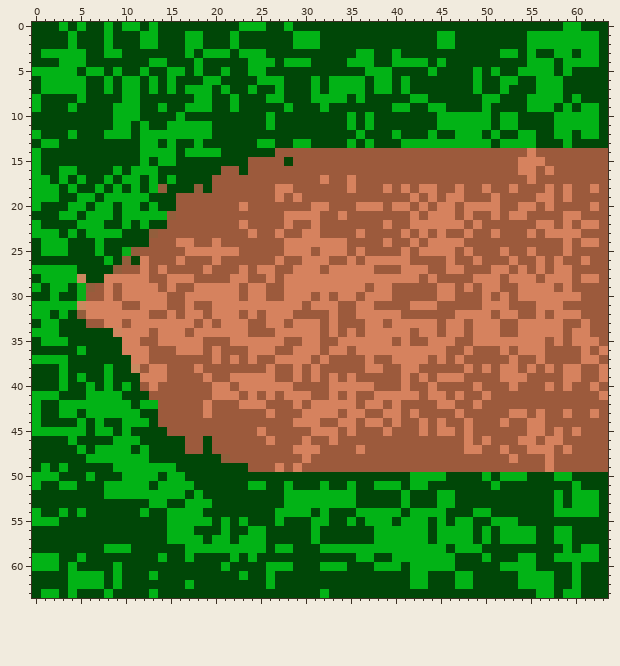
Pixel-art sprite: img/tiles/left_end.png. That is the earlier state.
The file is 64x64 pixels. Colours within 5 levels of each other are drawn and written as one.
After:
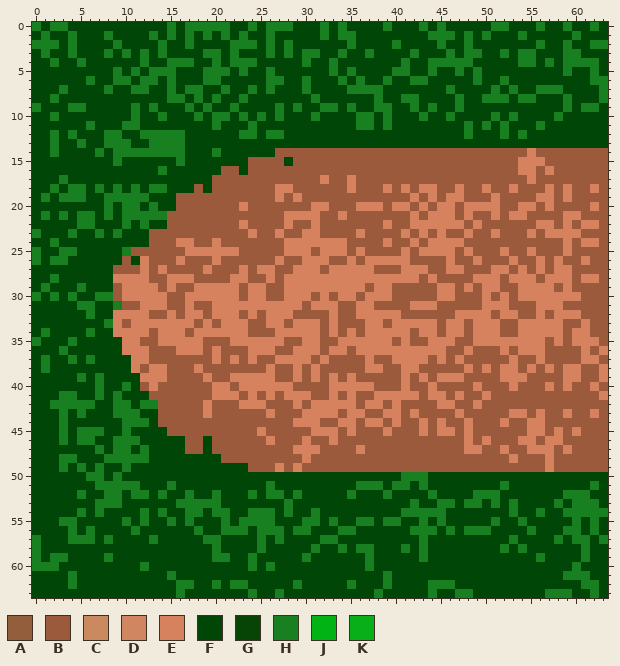
Palette (. is transparent): A #935e3c  B #9c5a3c  C #ca895f  D #d08660  E #d6825e  F #004707  G #064505  H #198022  J #02b316  K #08af18
Diff:
Changed rows in their new state; - is an unchanged pixel.
first column x 0:
 0 H-HH-F--F-FF-F-H-HHHHH-FHFHHH---H-H----H---H-H-----HH---H--HF-H-
 1 -H--H---H---FH-H-HFH-HFH--H--FFFH-HH--------HHH-H-H---HFFFFFHFF-
 2 HHH-H---FH--FFH--HF---HHH-H-HFFF---H----H----HF-H------FHFFHFFHH
 3 -HFFHF--HFH-H-H--F-HHFHFFFH-H-HH--H-FH--F-H---H-HH--HFHH--FHHFF-
 4 --HFFH------HFFHHHF-H-HHHFF-FFH--H-FFF--FHFFHHHHH-----HHFH-HHHH-
 5 FFFFF-FF-H-HFHHHF-FHHH-HFFH------H-H-FFFHH--H--H-H-F--FFFF-H--H-
 6 -FFFFFH-FHHFHH-H---HH----FHH--HF-FHFH-FH-FHH-----H--HF--FFF---HH
 7 -FFHFF--H-FHHF-H-HHF-H--H-HF--HF-FFHHHHF-F----H--F-HFH--HHH----H
 8 F-H--F----FF---HH-HFH-FH--FF---HFFF-F-H--HHF---H--HHH-HHFFFHF--H
 9 H---HH---FFH-HF--HFH--H----HFH--HH-H--HHFFH-HF-H--F----FFF-H-HH-
10 --H------FFH--H-F-H-HH-H-HFH---H---FHH-H---H-FHFFFFHFH----HFFFF-
11 ------H--FHHF--FFFFFH---H-F--------FHH-H-----FFFHFH-HF--H-FFFFF-
12 F-H-H---HHF-HHHHHFFF---HH-HH--------F---F---F--FHF-FH-HF--FF-FF-
13 -FH--H--HHH-FHHHH-F------FF--FF----F-F---FFFFFFFFFF-FFFF---F----
14 F-H----H-HHHHHHHHFFFH-------------------------------------------
15 F--------H--F-FFH-----------F-----------------------------------
16 F--FF----F-FFFH-------------------------------------------------
17 FF-H-F--F-FF-F-F------------------------------------------------
18 FFH-HH-H-H-H-HH---B---------------------------------------------
19 FHFHHHF-HHHHH---------------------------------------------------
20 F---FF-FH-HH-H--------------------------------------------------
21 -H-HFHHFH-HHHHHB------------------------------------------------
22 F----HHF--H-H---------------------------------------------------
23 HFF-H-FHFH---B--------------------------------------------------
24 -FHF---F--------------------------------------------------------
25 HFFHH--F--HB----------------------------------------------------
26 H-HH----F-BF----------------------------------------------------
27 FFFFF----B------------------------------------------------------
28 -FHFFF--F-------------------------------------------------------
29 FHFF-HFFF-------------------------------------------------------
30 H-H-HFFHH-------------------------------------------------------
31 FFFFFHHFFH------------------------------------------------------
32 FF-F-FHFF-------------------------------------------------------
33 -FF---FFH-------------------------------------------------------
34 FHF---H--E------------------------------------------------------
35 HFFFH-----------------------------------------------------------
36 ---H-F----------------------------------------------------------
37 FHFFH-H---------------------------------------------------------
38 -H-F----F--E----------------------------------------------------
39 ---F-H-HF-------------------------------------------------------
40 ---F--FHF-H-----------------------------------------------------
41 FFFHH-FHFH------------------------------------------------------
42 F-HHHHHFFHH-HH--------------------------------------------------
43 F--HFHFFFHHH----------------------------------------------------
44 F--H-F-F--HHH---------------------------------------------------
45 FFFHFHHHF-H-----------------------------------------------------
46 ---HFHH--HHH----------------------------------------------------
47 -----F-HFHH-H---------------------------------------------------
48 ---HH-FFHHHHH--------B------------------------------------------
49 -F-H-H-H-FHFFFFF------------------------------------------------
50 FFF---HH-HFFFF-FF------------------------HHHFF----F-FFF---FF----
51 F--FF--HHHHHF-FHFF------FFH-F---F--FHHHFHHFH-------FH-------F-H-
52 -----H--HHFHHFHFFHF-H---H-HHFHFFFFFH---H-F--HFF--HHH------FHHHF-
53 -------HHH---FF-HHHHH-------HFFFFFFF-----FH--HH-HH-H-H----H-HHH-
54 F--F-H-H----H-HFFHH-HH--HHHFHFFHF---FFFFFHHHHH---FF--H--H-FHHHHH
55 FFFHH-----H-H--HFHFF-H-HHHHF--HHFH-FHHFHHFFH-H-FF--HFFH-----H-H-
56 ----H-H----H---FFFH--HHHFHHH-HHF--HH--FFFFHHHFHFHHH-FFFH--FHH-H-
57 H---HHH-H----H-FFFFHHF-FFH-H---FHH----FFFFFH-FFFF-F-FHFF--HFHH-H
58 H-------FFF------FFFHFFFFH-FF--HFFHFHHFFFHFHFF-FFF--H-H----F-HF-
59 HFHH-F--H-----F--F--HHF-H-----H-----FH--FFFHFFF---F---FFH-FFFHF-
60 HHH-F----F--H--------F--H-HFF---FFF--HFFF-FFFFF-----FFFF----H---
61 ----HFFF-F---F-H-------F--F------------H--FF---FF-----FFFF-HHH--
62 ----HFFF-F------HH--H-HH--F--H-----H---H--FFHHHFF-----FFFF--FHH-
63 -FF-F---F----F--H-------H--H----F-----H-----H--HH-------FHHHF-H-
